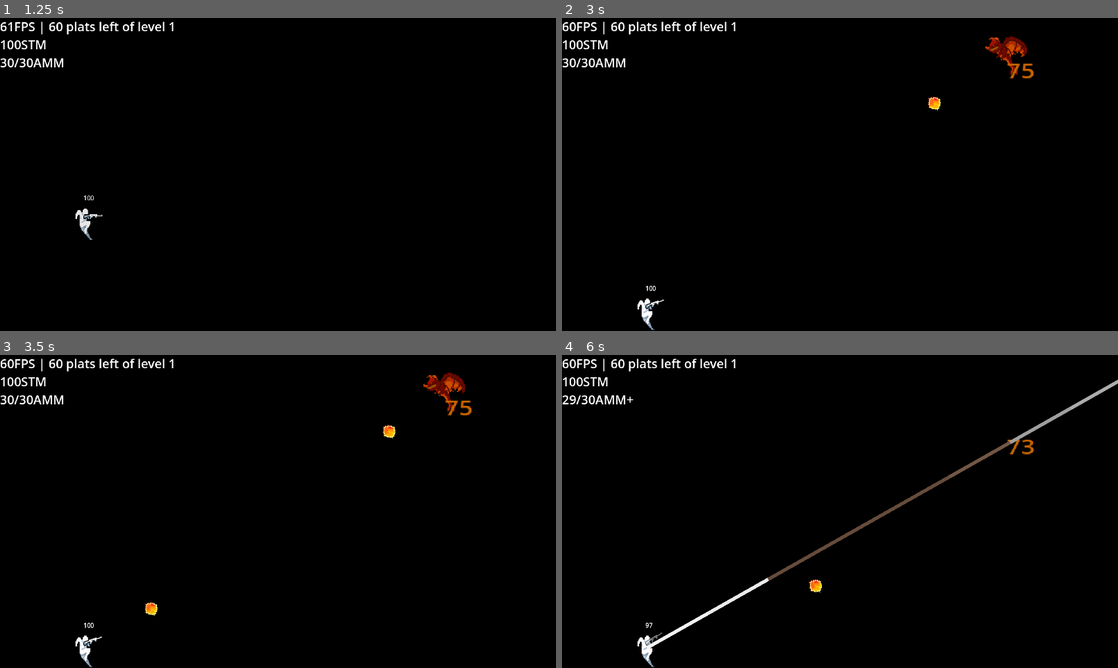
Above: before the commit, frames 1-4 (two rows, left to right).
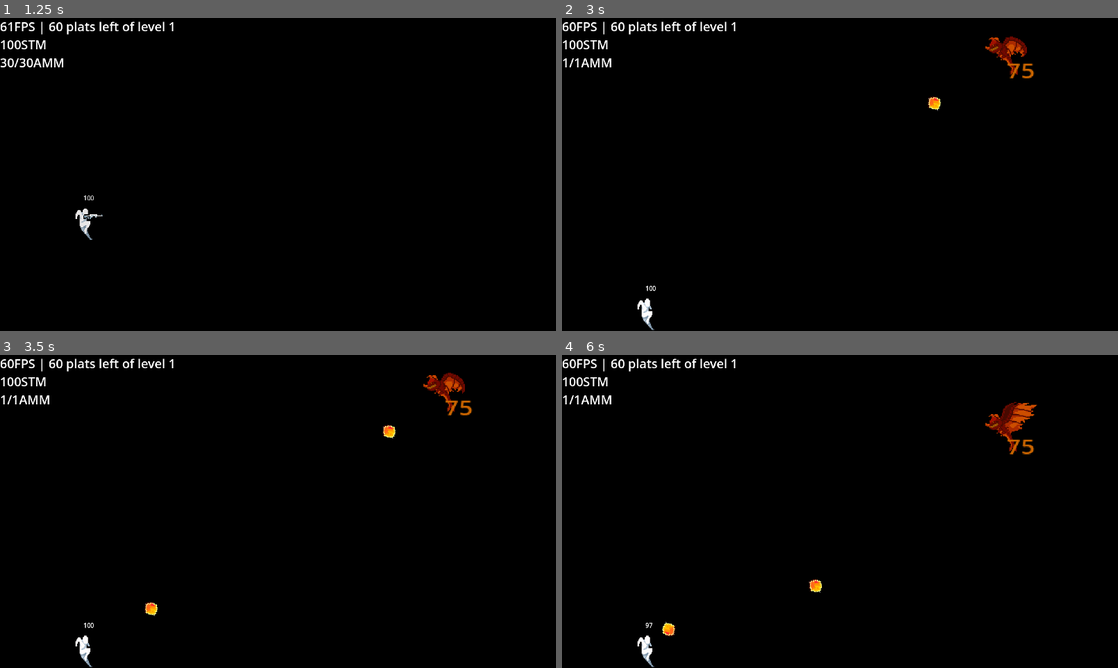
Above: after the commit, the same moments.

Repository: 0-Vanes-0/runner
Game: Godot game, scene res://src/scenes/scene_handler.tscn
Same seed, same stepped clock (60 frames per second), same inputs: the game is played once before the commit and once after it.
Inputs (mouse positions are in pixels of both pictures, inside the frame that each line leads up to):
- Up to frame 1 (1.25 s): click "PLAY" at 0.5 s
- Up to frame 2 (3 s): tap Enter at 1.25 s; move the mouse to (962, 158) at 1.27 s; hold W (jump_up) 1.28-2 s; tap Q (activity) at 1.35 s; click (962, 158) at 1.42 s; tap D (dodge) at 1.55 s; drag from (728, 190) to (645, 312) at 2.02 s; move the mouse to (895, 105) at 2.77 s; hold S (jump_down) from 2.78 s (still down); tap E (switch_weapon) at 2.85 s
- Up to frame 3 (3.5 s): keep holding S (jump_down); tap Q (activity) at 3.05 s
- Up to frame 4 (6 s): release S (jump_down) at 3.5 s; drag from (812, 574) to (1001, 392) at 3.52 s; move the mouse to (1006, 558) at 4.27 s; hold W (jump_up) 4.28-5 s; tap D (dodge) at 4.35 s; tap E (switch_weapon) at 4.55 s; tap R (reload) at 4.9 s; drag from (673, 464) to (751, 580) at 5.02 s; move the mouse to (867, 511) at 5.77 s; hold W (jump_up) from 5.78 s (still down); tap Q (activity) at 5.85 s; click (867, 511) at 5.92 s

Frame 1 is identical in both runs. In frame 2, 0.3% of the frame differs, in the area x 0-19%, y 12-94%; in frame 3, 0.3%; in frame 4, 2.1%, in the area x 0-100%, y 7-94%.

Commit message:
Buttons
• Added new textures for SensorButtons
• Added TextureProgressBar
• Fixed input bugs

Diff:
--- a/src/controls/player_sensor.gd
+++ b/src/controls/player_sensor.gd
@@ -16,6 +16,7 @@
 @export var reload_button: SensorButton
 @export var switch_button: SensorButton
 @export var activity_button: SensorButton
+@export var switch_weapon_disabled_time: float
 
 var _timer: float = 0.0
 var _is_timer_active: bool = false
@@ -49,11 +50,15 @@
 	)
 	switch_button.init_abstract(
 			func() -> bool:
-				return not Global.player.get_current_state() is LevelEndPlayerState
+				return not (
+						Global.player.get_current_state() is LevelEndPlayerState
+						or switch_button.is_progressing
+				)
 	,
 			func():
 				send_switch()
 	)
+	switch_button.progress_time = switch_weapon_disabled_time
 	activity_button.init_abstract(
 			func() -> bool:
 				return not Global.player.get_current_state() is LevelEndPlayerState
@@ -105,7 +110,7 @@
 				_timer = 0.0
 				_touch_start_position = Vector2.ZERO
 
-	elif event is InputEventKey:
+	elif event is InputEventKey and event.is_pressed():
 		if event.is_action("jump_up"):
 			send_jump_up()
 
@@ -146,7 +151,9 @@
 
 
 func send_switch():
-	swipe.emit(Vector2.LEFT)
+	if not switch_button.is_progressing:
+		swipe.emit(Vector2.LEFT)
+		switch_button.progress_enabling()
 
 
 func is_dodge_swipe() -> bool:
--- a/src/controls/sensor_button.gd
+++ b/src/controls/sensor_button.gd
@@ -3,19 +3,29 @@
 
 @export var texture_normal: AtlasTexture
 @export var texture_pressed: AtlasTexture
+var progress_time: float = 0.0
+var is_progressing: bool = false
 
 var is_enabled: Callable
 var on_press: Callable
 
 @onready var button := $TouchScreenButton as TouchScreenButton
+@onready var progress_bar := $TextureProgressBar as TextureProgressBar
 
 
 func _ready() -> void:
-	self.custom_minimum_size = Global.SENSOR_BUTTON_SIZE
 	button.texture_normal = texture_normal
 	button.texture_pressed = texture_pressed
 	(button.shape as RectangleShape2D).size = texture_normal.get_size()
 	button.scale = Global.SENSOR_BUTTON_SIZE / texture_normal.get_size()
+
+	progress_bar.texture_under = texture_pressed
+	progress_bar.texture_progress = texture_normal
+	progress_bar.scale = Global.SENSOR_BUTTON_SIZE / texture_normal.get_size()
+	progress_bar.modulate.a = 0.5
+	progress_bar.hide()
+
+	self.custom_minimum_size = Global.SENSOR_BUTTON_SIZE
 	self.modulate = Color.WHITE
 
 
@@ -25,16 +35,32 @@
 
 
 func _process(delta: float) -> void:
-	if is_enabled.is_valid() and is_enabled.call() == true:
-		self.modulate.a = 1.0
-	else:
-		self.modulate.a = 0.5
+	if button.visible:
+		if is_enabled.is_valid() and is_enabled.call() == true:
+			self.modulate.a = 1.0
+		else:
+			self.modulate.a = 0.5
 
 
-func _on_touch_screen_button_pressed() -> void:
-	if is_enabled.call() == true:
-		on_press.call()
+func _physics_process(delta: float) -> void:
+	if button.is_pressed():
+		if is_enabled.call() == true:
+			on_press.call()
 
 
-func _on_touch_screen_button_released() -> void:
-	pass # Replace with function body.
+func progress_enabling():
+	is_progressing = true
+	button.hide()
+	progress_bar.show()
+	progress_bar.value = progress_bar.min_value
+	var tween := create_tween()
+	tween.tween_property(
+			progress_bar,
+			"value",
+			progress_bar.max_value,
+			progress_time
+	)
+	await tween.finished
+	progress_bar.hide()
+	button.show()
+	is_progressing = false
--- a/src/controls/sensor_button.tscn
+++ b/src/controls/sensor_button.tscn
@@ -1,6 +1,8 @@
-[gd_scene load_steps=3 format=3 uid="uid://bqqwp7m1spla6"]
+[gd_scene load_steps=5 format=3 uid="uid://bqqwp7m1spla6"]
 
 [ext_resource type="Script" path="res://src/controls/sensor_button.gd" id="1_ryux0"]
+[ext_resource type="Texture2D" uid="uid://brsilg77l805r" path="res://assets/sprites/interface/activity_button.png" id="2_7vbrq"]
+[ext_resource type="Texture2D" uid="uid://vi2wpwbci4ot" path="res://assets/sprites/interface/activity_button_pressed.png" id="3_bf2vc"]
 
 [sub_resource type="RectangleShape2D" id="RectangleShape2D_knfgi"]
 
@@ -14,7 +16,12 @@
 script = ExtResource("1_ryux0")
 
 [node name="TouchScreenButton" type="TouchScreenButton" parent="."]
+texture_normal = ExtResource("2_7vbrq")
+texture_pressed = ExtResource("3_bf2vc")
 shape = SubResource("RectangleShape2D_knfgi")
 
-[connection signal="pressed" from="TouchScreenButton" to="." method="_on_touch_screen_button_pressed"]
-[connection signal="released" from="TouchScreenButton" to="." method="_on_touch_screen_button_released"]
+[node name="TextureProgressBar" type="TextureProgressBar" parent="."]
+layout_mode = 0
+offset_right = 256.0
+offset_bottom = 256.0
+fill_mode = 4
--- a/src/gameplay/player.gd
+++ b/src/gameplay/player.gd
@@ -28,11 +28,11 @@
 var dodge_time: float ## Describes how long is [DodgePlayerState].
 var stamina: float ## This value is spent on jumps and dodges. Restores during [RunPlayerState].
 var stamina_max: float ## Maximum value of [member stamina].
-
-var platforms_left: int ## Simple counter of platforms left to finish a level.
 var weapon: Weapon ## Equipped [Weapon].
 var weapon1: Weapon
 var weapon2: Weapon
+
+var platforms_left: int ## Simple counter of platforms left to finish a level.
 
 ## The more it is, the faster player moves vertically. Default value is here: [code]ProjectSettings.get_setting("physics/2d/default_gravity")[/code]
 @onready var gravity: float = 1000
--- a/src/scenes/game.tscn
+++ b/src/scenes/game.tscn
@@ -1,20 +1,20 @@
 [gd_scene load_steps=21 format=3 uid="uid://cbhc564a8a6e"]
 
 [ext_resource type="Script" path="res://src/scenes/game.gd" id="1_njila"]
+[ext_resource type="Texture2D" uid="uid://bun26r8omijrj" path="res://assets/sprites/interface/dodge_button.png" id="4_5m647"]
 [ext_resource type="Script" path="res://src/controls/player_sensor.gd" id="4_8ttyi"]
 [ext_resource type="PackedScene" uid="uid://bqqwp7m1spla6" path="res://src/controls/sensor_button.tscn" id="4_261ek"]
 [ext_resource type="Script" path="res://src/info_label.gd" id="4_shxdo"]
 [ext_resource type="PackedScene" uid="uid://dr5r31lkwfgnn" path="res://src/scenes/menus/game_over_menu.tscn" id="5_2syq0"]
-[ext_resource type="Texture2D" uid="uid://cw4qudofmyuyi" path="res://assets/sprites/interface/dodge_button.jpg" id="5_boxyp"]
+[ext_resource type="Texture2D" uid="uid://et8hwutneabo" path="res://assets/sprites/interface/dodge_button_pressed.png" id="5_5hunf"]
 [ext_resource type="Script" path="res://src/controls/shoot_sensor.gd" id="5_ysdi3"]
-[ext_resource type="Texture2D" uid="uid://y5nx2v8a6a7a" path="res://assets/sprites/interface/dodge_button_pressed.jpg" id="6_2i2l2"]
+[ext_resource type="Texture2D" uid="uid://bh2jeeb748362" path="res://assets/sprites/interface/reload_button.png" id="6_74d7t"]
 [ext_resource type="PackedScene" uid="uid://cjk1sxt21gprp" path="res://src/scenes/menus/pause_menu.tscn" id="6_d8b13"]
-[ext_resource type="Texture2D" uid="uid://d3dv6twcjq1ju" path="res://assets/sprites/interface/switch_button.jpg" id="7_ux641"]
-[ext_resource type="Texture2D" uid="uid://bn3xw5puaeyxh" path="res://assets/sprites/interface/switch_button_pressed.jpg" id="8_0mrfu"]
-[ext_resource type="Texture2D" uid="uid://6v24n444lj4j" path="res://assets/sprites/interface/reload_button.jpg" id="9_fmhn0"]
-[ext_resource type="Texture2D" uid="uid://dbfr1w7xvvbep" path="res://assets/sprites/interface/reload_button_pressed.jpg" id="10_82qbu"]
-[ext_resource type="Texture2D" uid="uid://dalp81ot4s4s0" path="res://assets/sprites/interface/activity_button.jpg" id="11_awaj6"]
-[ext_resource type="Texture2D" uid="uid://btxvhn56bcfdy" path="res://assets/sprites/interface/activity_button_pressed.jpg" id="12_5o0ct"]
+[ext_resource type="Texture2D" uid="uid://datr5skbkaxbc" path="res://assets/sprites/interface/reload_button_pressed.png" id="7_7jj8h"]
+[ext_resource type="Texture2D" uid="uid://bxwvl8njophpc" path="res://assets/sprites/interface/switch_button.png" id="8_3hswu"]
+[ext_resource type="Texture2D" uid="uid://bxecltnpwwvaj" path="res://assets/sprites/interface/switch_button_pressed.png" id="9_oemju"]
+[ext_resource type="Texture2D" uid="uid://brsilg77l805r" path="res://assets/sprites/interface/activity_button.png" id="10_7kbpd"]
+[ext_resource type="Texture2D" uid="uid://vi2wpwbci4ot" path="res://assets/sprites/interface/activity_button_pressed.png" id="11_qlpqs"]
 
 [sub_resource type="SegmentShape2D" id="SegmentShape2D_wbvkj"]
 b = Vector2(100, 0)
@@ -84,6 +84,7 @@
 reload_button = NodePath("Control/ButtonsMenu/ReloadButton")
 switch_button = NodePath("Control/ButtonsMenu/SwitchButton")
 activity_button = NodePath("Control/ButtonsMenu/ActivityButton")
+switch_weapon_disabled_time = 3.0
 
 [node name="Control" type="Control" parent="HUD/PlayerSensor"]
 custom_minimum_size = Vector2(1920, 1080)
@@ -102,23 +103,23 @@
 
 [node name="DodgeButton" parent="HUD/PlayerSensor/Control/ButtonsMenu" instance=ExtResource("4_261ek")]
 layout_mode = 2
-texture_normal = ExtResource("5_boxyp")
-texture_pressed = ExtResource("6_2i2l2")
+texture_normal = ExtResource("4_5m647")
+texture_pressed = ExtResource("5_5hunf")
 
 [node name="ReloadButton" parent="HUD/PlayerSensor/Control/ButtonsMenu" instance=ExtResource("4_261ek")]
 layout_mode = 2
-texture_normal = ExtResource("9_fmhn0")
-texture_pressed = ExtResource("10_82qbu")
+texture_normal = ExtResource("6_74d7t")
+texture_pressed = ExtResource("7_7jj8h")
 
 [node name="SwitchButton" parent="HUD/PlayerSensor/Control/ButtonsMenu" instance=ExtResource("4_261ek")]
 layout_mode = 2
-texture_normal = ExtResource("7_ux641")
-texture_pressed = ExtResource("8_0mrfu")
+texture_normal = ExtResource("8_3hswu")
+texture_pressed = ExtResource("9_oemju")
 
 [node name="ActivityButton" parent="HUD/PlayerSensor/Control/ButtonsMenu" instance=ExtResource("4_261ek")]
 layout_mode = 2
-texture_normal = ExtResource("11_awaj6")
-texture_pressed = ExtResource("12_5o0ct")
+texture_normal = ExtResource("10_7kbpd")
+texture_pressed = ExtResource("11_qlpqs")
 
 [node name="ShootSensor" type="Marker2D" parent="HUD"]
 position = Vector2(960, 0)
Binary file changed: assets/sprites/atlases/overall_atlas.png
Binary file removed: assets/sprites/interface/activity_button.jpg
Binary file added: assets/sprites/interface/activity_button.png
Not shown, changed: assets/sprites/interface/activity_button.png.import
Binary file removed: assets/sprites/interface/activity_button_pressed.jpg
Not shown, removed: assets/sprites/interface/activity_button_pressed.jpg.import
Binary file added: assets/sprites/interface/activity_button_pressed.png
Not shown, added: assets/sprites/interface/activity_button_pressed.png.import
Binary file removed: assets/sprites/interface/dodge_button.jpg
Binary file added: assets/sprites/interface/dodge_button.png
Not shown, changed: assets/sprites/interface/dodge_button.png.import
Binary file removed: assets/sprites/interface/dodge_button_pressed.jpg
(and 17 more such lines)
